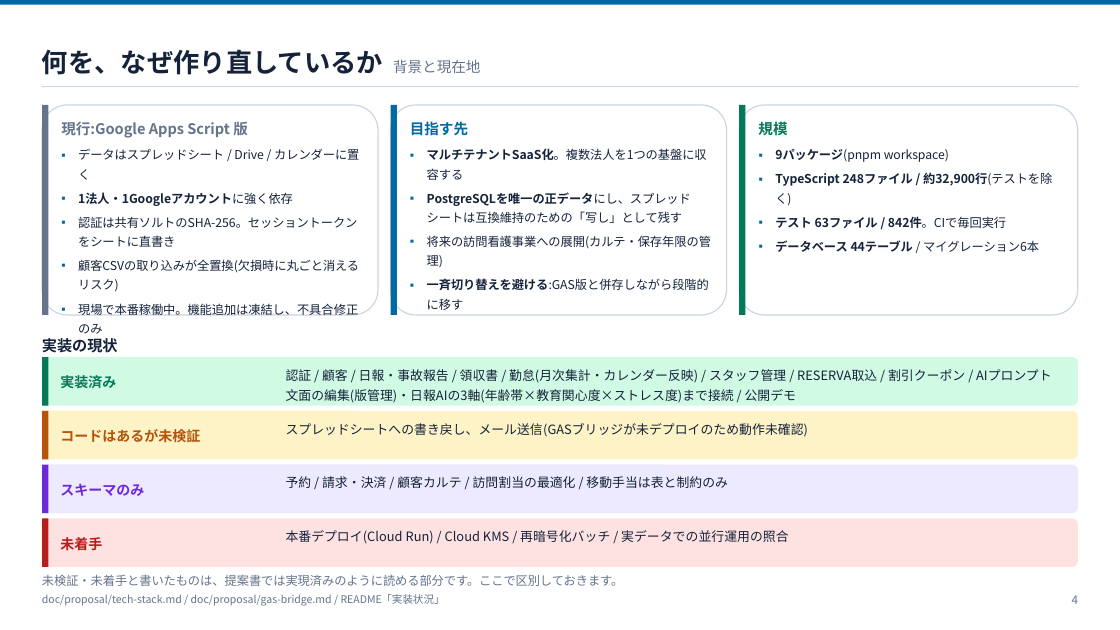
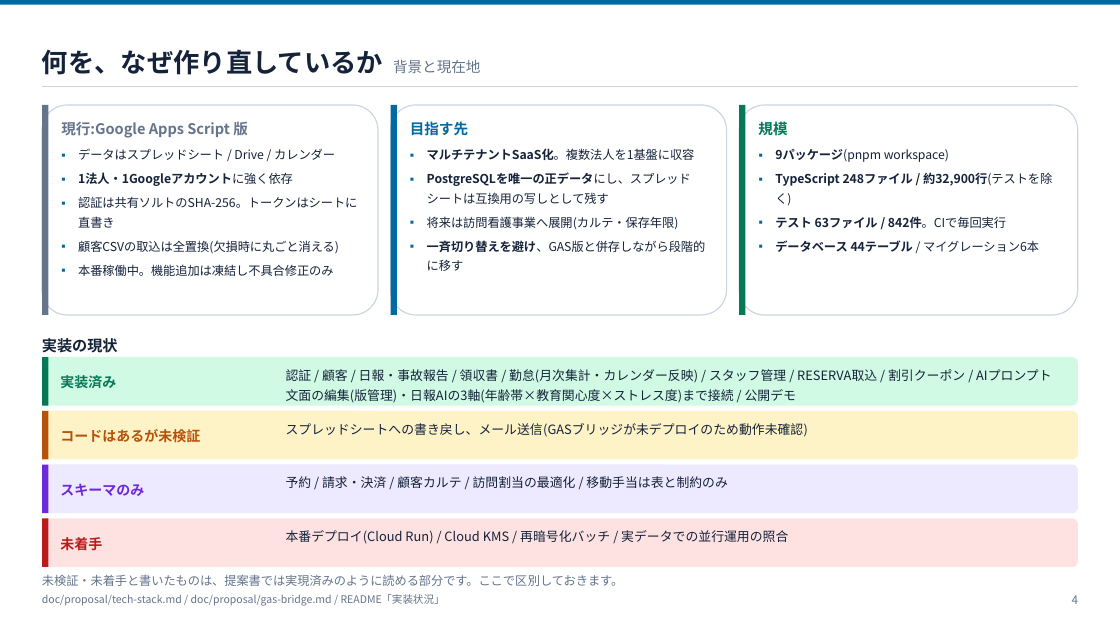
Before and after one commit to ohru131/katahimo-app, a slide deck: slide 4 of doc/slides/architecture.pptx. Drawn at 1120x630 pixels with LibreOffice and Linux fonts; fonts in the diff are those of the drawing. Boxes give left, top, right and bottom in pixels: in the first picture for what was removed or moved away, otherwise in the second. Text is boxed around its words. In the diff, an @@ line names an element or a change of style, - is before the commit and + after.

Commit message:
スライドのはみ出しを直し、pptx を再生成する (#24)
LibreOffice で3資料の全ページを描画して確認し、文字がカードや表の枠から
溢れていた箇所を直した。業務資料はカード高さの見積りと続きページ送りを
修正した結果 55枚になり、doc/README.md を更新。

```diff
--- a/doc/slides/architecture.pptx
+++ b/doc/slides/architecture.pptx
@@ text at [78, 148, 335, 160]: text changed @@
-▪ データはスプレッドシート / Drive / カレンダーに置く
+▪ データはスプレッドシート / Drive / カレンダー
@@ text at [427, 148, 706, 252]: text changed @@
-▪ マルチテナントSaaS化。複数法人を1つの基盤に収容する
-▪ PostgreSQLを唯一の正データにし、スプレッドシートは互換維持のための「写し」として残す
-▪ 将来の訪問看護事業への展開(カルテ・保存年限の管理)
-▪ 一斉切り替えを避ける:GAS版と併存しながら段階的に移す
+▪ マルチテナントSaaS化。複数法人を1基盤に収容
+▪ PostgreSQLを唯一の正データにし、スプレッドシートは互換用の写しとして残す
+▪ 将来は訪問看護事業へ展開(カルテ・保存年限)
+▪ 一斉切り替えを避け、GAS版と併存しながら段階的に移す
@@ text at [78, 197, 357, 276]: text changed @@
-▪ 認証は共有ソルトのSHA-256。セッショントークンをシートに直書き
-▪ 顧客CSVの取り込みが全置換(欠損時に丸ごと消えるリスク)
-▪ 現場で本番稼働中。機能追加は凍結し、不具合修正のみ
+▪ 認証は共有ソルトのSHA-256。トークンはシートに直書き
+▪ 顧客CSVの取込は全置換(欠損時に丸ごと消える)
+▪ 本番稼働中。機能追加は凍結し不具合修正のみ
```
Also in this commit, not shown: 8 other slides changed, 6 other files.
